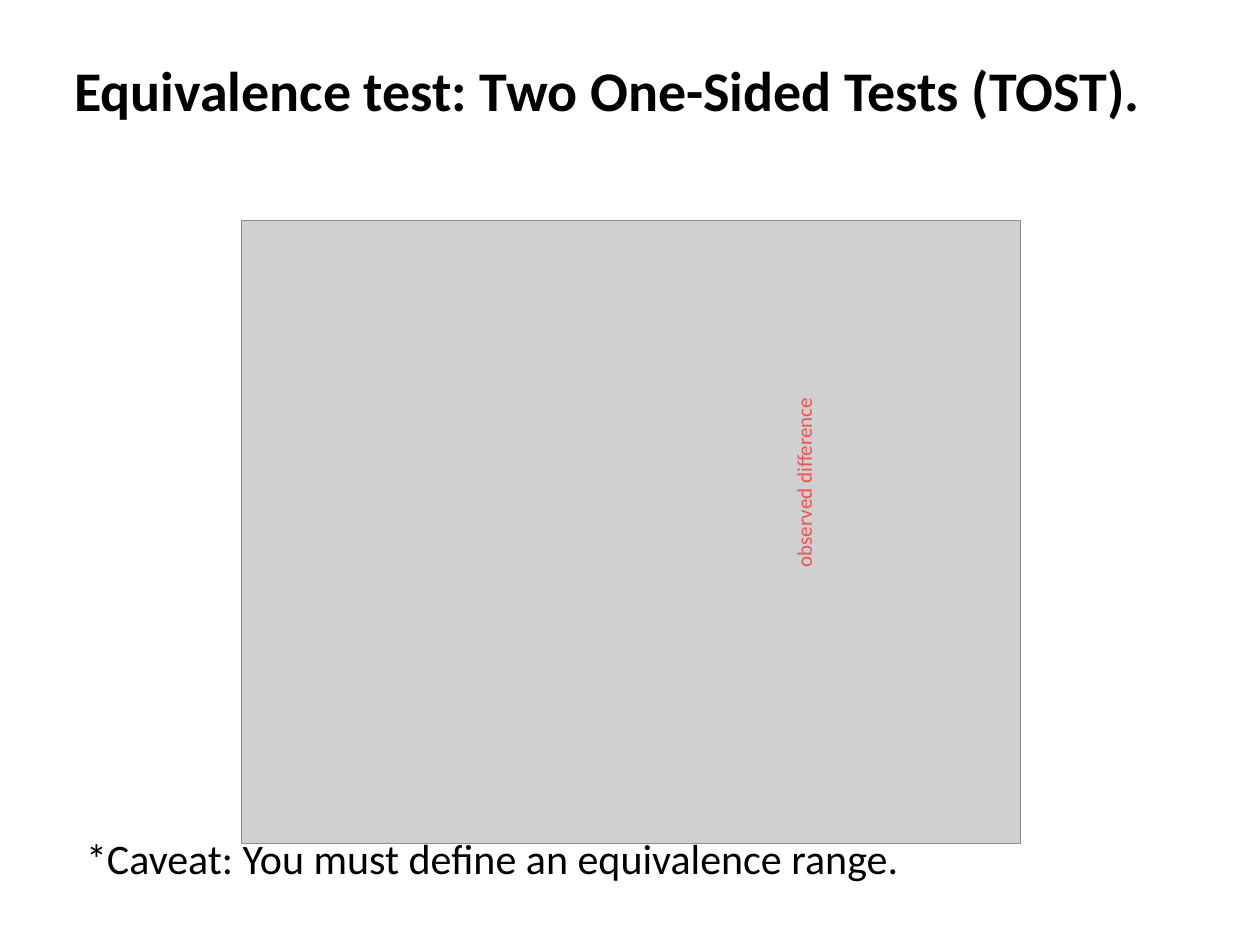
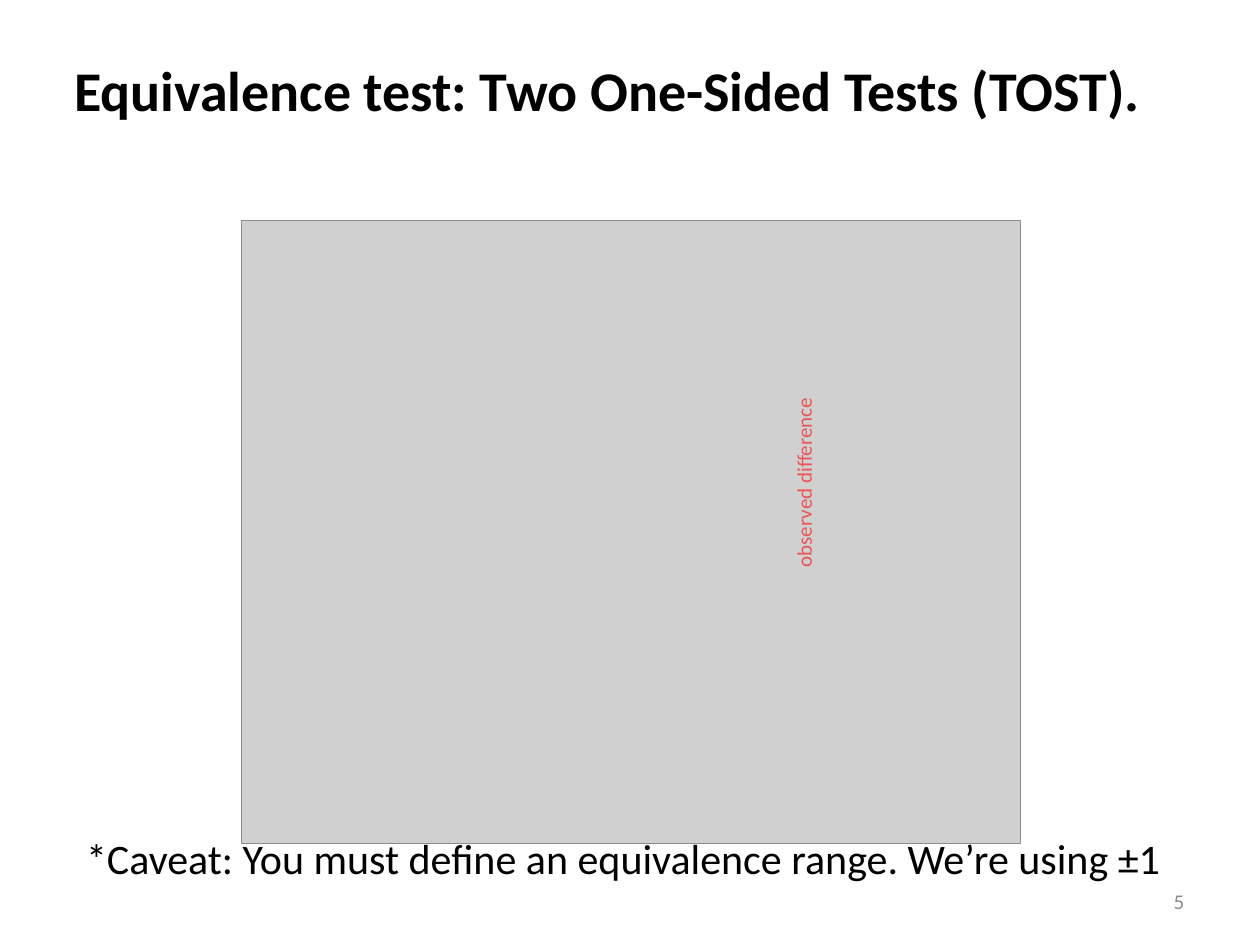
Before and after one commit to meekrob/stats_workshop_2020, a slide deck: slide 5 of adeline/Adeline_TOST_edit.pptx. Drawn at 1260x945 pixels with LibreOffice and Linux fonts; fonts in the diff are those of the drawing; grey boxes stand for pictures. Boxes give left, top, right and bottom in pixels: in the first picture for what was removed or moved away, otherwise in the second. Text is boxed around its words. In the diff, an @@ line names an element or a change of style, - is before the commit and + after.

```diff
--- a/adeline/Adeline_TOST_edit.pptx
+++ b/adeline/Adeline_TOST_edit.pptx
@@ text at [86,840,1160,882]: text changed @@
-*Caveat: You must define an equivalence range.
+*Caveat: You must define an equivalence range. We’re using ±1
@@ page number added at [1174,895,1185,909], 12 pt, text #8C8C8C @@
+5
```
Also in this commit, not shown: 9 other slides changed, 1 slide added.
